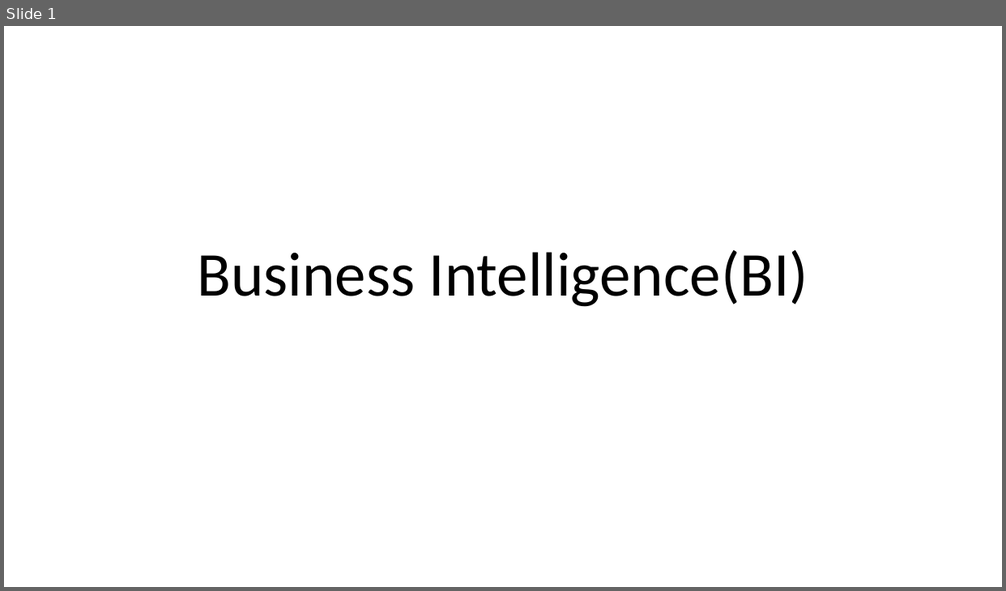
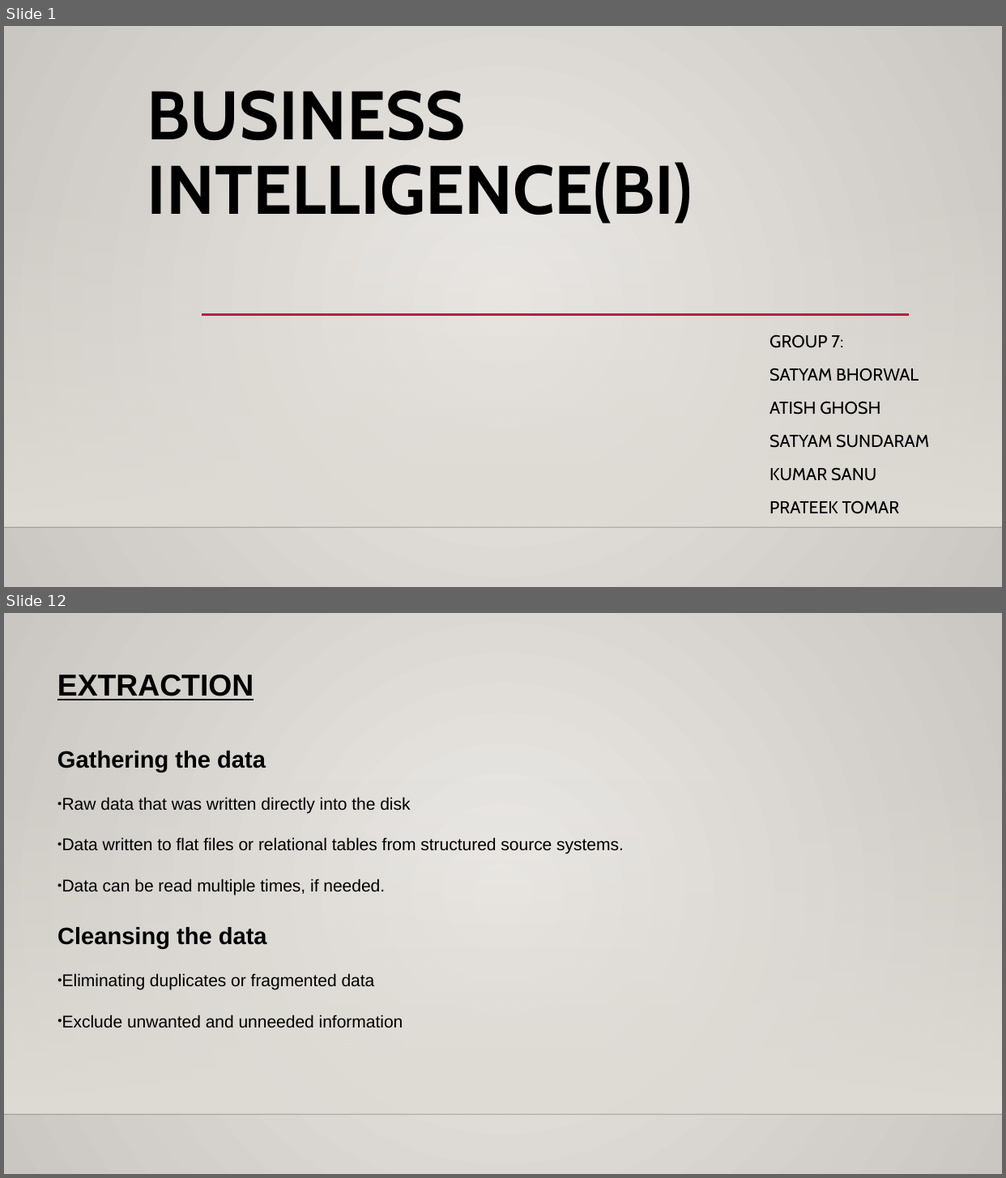
Before and after one commit to tomarprateek/ujl, a slide deck: Business Intelligence(BI).pptx. Shown one above the other, each under a label of ours: slide 1 before the commit, slides 1 and 12 after it; the slides between them are not shown. The pictures are 1006x591 and 1006x1178 pixels, drawn with LibreOffice and Linux fonts; fonts in the diff are those of the drawing; background and template pictures are left out. Boxes give left, top, right and bottom in pixels: in the first picture for what was removed or moved away, otherwise in the second. Text is boxed around its words. In the diff, an @@ line names an element or a change of style, - is before the commit and + after.

```diff
--- a/Business Intelligence(BI).pptx
+++ b/Business Intelligence(BI).pptx
@@ slide 12 added at [4, 613, 1002, 1174], background gradient #ECEAE7 to #CAC7C1; not listed: 2 template elements that a slide beside it also shows @@
@@ text added at [57, 675, 253, 700], 29 pt, text #000000, bold, underline @@
+EXTRACTION
@@ text added at [57, 751, 624, 896], 16.3 pt, text #000000 @@
+Gathering the data
+● Raw data that was written directly into the disk
+● Data written to flat files or relational tables from structured source systems.
+● Data can be read multiple times, if needed.
@@ text added at [57, 927, 403, 1029], 16.3 pt, text #000000 @@
+Cleansing the data
+● Eliminating duplicates or fragmented data
+● Exclude unwanted and unneeded information
@@ slide 1 changed as well @@
@@ background #FFFFFF to gradient #ECEAE7 to #CAC7C1 @@
@@ title at [147, 90, 692, 224]: text changed; size 60 to 66 pt; font Calibri to Cabin; bold on @@
-Business Intelligence(BI)
+BUSINESS INTELLIGENCE(BI)
@@ rectangle added at [4, 191, 1002, 527], fill gradient #DFDBD5 @@
@@ line added from (202, 315) to (909, 315), #B71E42 2.5 pt @@
@@ subtitle added at [769, 335, 929, 514], 16.6 pt, text #000000 @@
+GROUP 7:
+SATYAM BHORWAL
+ATISH GHOSH
+SATYAM SUNDARAM
+KUMAR SANU
+PRATEEK TOMAR
@@ line added from (4, 527) to (1002, 527), #000001 1 pt @@
```
Also in this commit, not shown: 4 other slides changed, 24 other slides added, 1 slide removed.
